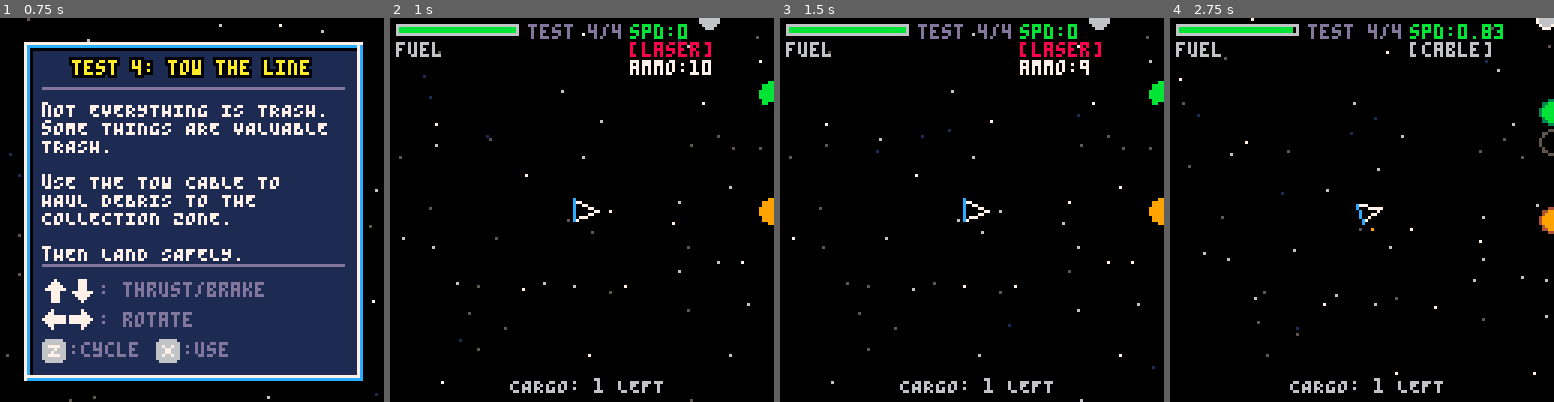
Above: before the commit, frames 1-4 (left to right).
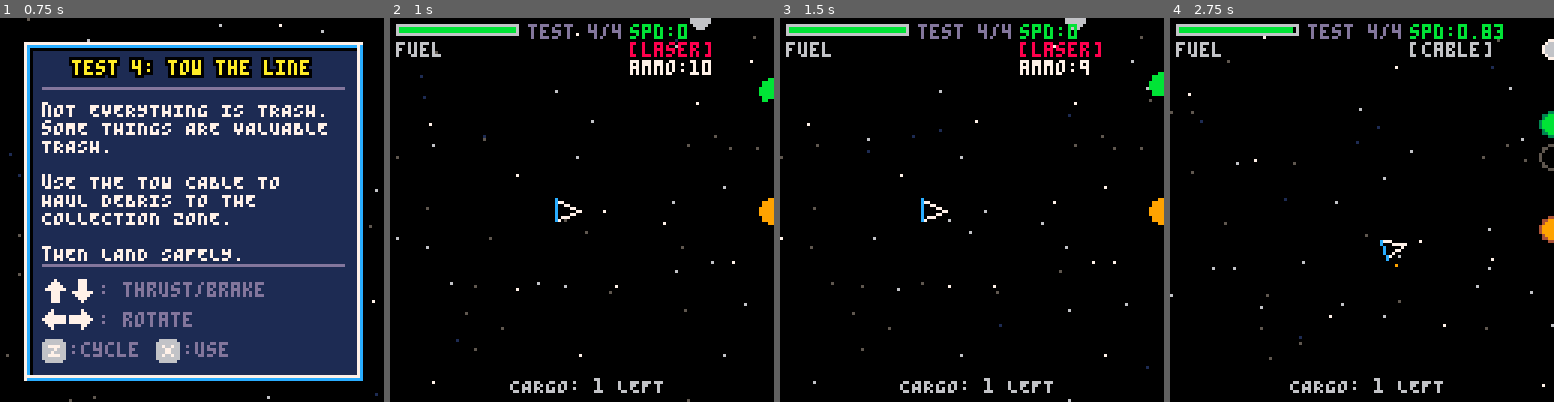
Above: after the commit, the same moments.

Repository: Dhebug/S.C.R.A.P.
Game: PICO-8 cartridge scrap.p8
The game is run twice, just before and just after one commit, with the same random seed, the same clock (stepped at 60 frames per second) and the same inputs.
Inputs:
- Up to frame 1 (0.75 s): tap X (X key) at 0.33 s; tap O (Z key) at 0.7 s
- Up to frame 2 (1 s): no input
- Up to frame 3 (1.5 s): tap X (X key) at 1.07 s
- Up to frame 4 (2.75 s): hold Right 1.6-2.1 s; tap O (Z key) at 1.7, 2.1, 2.5 s; tap X (X key) at 1.85 s; hold Up 2.15-2.42 s; hold Right from 2.47 s (still down)

Frame 1 is identical in both runs. In frame 2, 1.1% of the frame differs, in the area x 1-100%, y 0-100%; in frame 3, 1.3%; in frame 4, 1.8%, in the area x 0-100%, y 0-97%.

Commit message:
The camera now dynamically moves around the ship to show what is coming in front.

Diff:
--- a/scrap.p8
+++ b/scrap.p8
@@ -32,6 +32,8 @@
 -- camera
 cam_x=0
 cam_y=0
+cam_ox=0
+cam_oy=0
 
 -- physics
 friction=0.995
@@ -209,12 +211,16 @@
 
  ship.fuel=max(0,ship.fuel)
 
- -- update camera (elastic follow + velocity lookahead)
- local look=20
- local tx=ship.x+ship.dx*look-64
- local ty=ship.y+ship.dy*look-64
- cam_x+=(tx-cam_x)*0.05
- cam_y+=(ty-cam_y)*0.05
+ -- update camera: snap to ship + look ahead
+ -- combine facing direction and velocity
+ local look_ang=20
+ local look_vel=15
+ local tx=cos(ship.ang)*look_ang+ship.dx*look_vel
+ local ty=sin(ship.ang)*look_ang+ship.dy*look_vel
+ cam_ox+=(tx-cam_ox)*0.03
+ cam_oy+=(ty-cam_oy)*0.03
+ cam_x=ship.x-64+cam_ox
+ cam_y=ship.y-64+cam_oy
 end
 
 function draw_ship()
@@ -878,6 +884,8 @@
  land_timer=0
  fail_timer=0
  warn_scroll=-1
+ cam_ox=0
+ cam_oy=0
  cam_x=ship.x-64
  cam_y=ship.y-64
  state=st_play
@@ -1181,7 +1189,7 @@
 
 function draw_play()
  -- set camera for world drawing
- camera(cam_x,cam_y)
+ camera(flr(cam_x),flr(cam_y))
 
  draw_land()
  draw_obstacles()
@@ -1254,7 +1262,7 @@
 end
 
 function draw_success()
- camera(cam_x,cam_y)
+ camera(flr(cam_x),flr(cam_y))
  draw_land()
  draw_ship()
  draw_particles()
@@ -1288,7 +1296,7 @@
 end
 
 function draw_fail()
- camera(cam_x,cam_y)
+ camera(flr(cam_x),flr(cam_y))
  draw_obstacles()
  draw_particles()
  camera()
